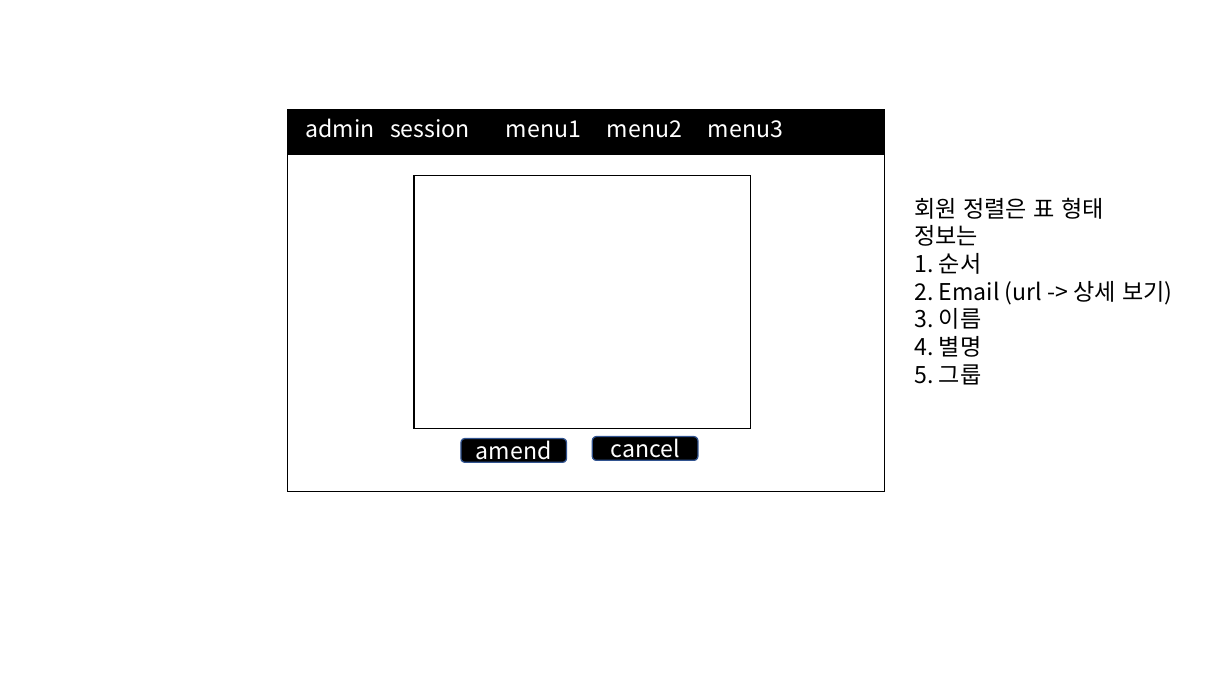
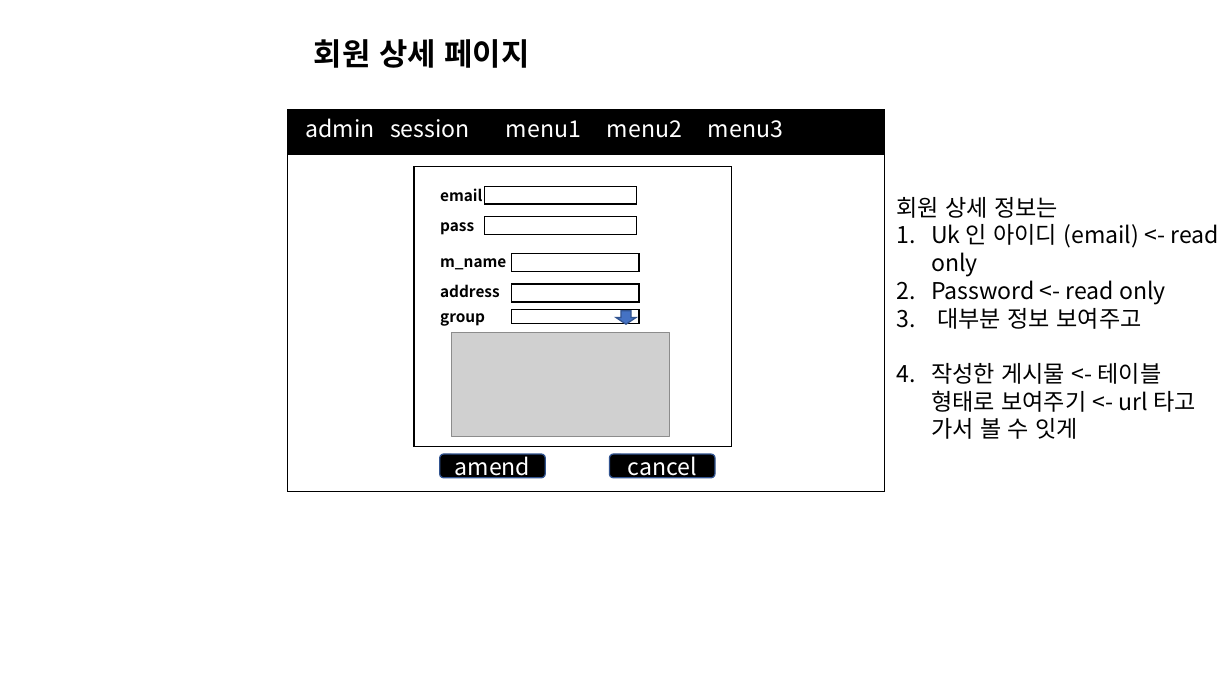
Before and after one commit to 97tkddnjs/myproj, a slide deck: slide 5 of 화면 구성.pptx (slide 4 before the commit). Drawn at 1232x693 pixels with LibreOffice and Linux fonts; fonts in the diff are those of the drawing; grey boxes stand for pictures. Boxes give left, top, right and bottom in pixels: in the first picture for what was removed or moved away, otherwise in the second. Text is boxed around its words. In the diff, an @@ line names an element or a change of style, - is before the commit and + after.

```diff
--- a/화면 구성.pptx
+++ b/화면 구성.pptx
@@ text added at (x1=314, y1=39, x2=529, y2=68), 24 pt, text #000000, bold @@
+회원 상세 페이지
@@ rectangle resized from (x1=414, y1=176, x2=750, y2=429) to (x1=414, y1=166, x2=731, y2=446) @@
@@ text added at (x1=440, y1=188, x2=482, y2=201), 12 pt, text #000000, bold @@
+email
@@ rectangle added at (x1=485, y1=187, x2=637, y2=204), fill #FFFFFF, outline #000000 1 pt @@
@@ text at (x1=896, y1=197, x2=1218, y2=439): text changed @@
-회원 정렬은 표 형태
-정보는
-1. 순서
-2. Email (url -> 상세 보기)
-3. 이름
-4. 별명
-5. 그룹
+회원 상세 정보는
+1. Uk 인 아이디 (email) <- read only
+2. Password <- read only
+3. 대부분 정보 보여주고
+4. 작성한 게시물 <- 테이블 형태로 보여주기 <- url 타고 가서 볼 수 잇게
@@ text added at (x1=440, y1=222, x2=474, y2=235), 12 pt, text #000000, bold @@
+pass
@@ rectangle added at (x1=485, y1=216, x2=637, y2=234), fill #FFFFFF, outline #000000 1 pt @@
@@ text added at (x1=440, y1=258, x2=506, y2=270), 12 pt, text #000000, bold @@
+m_name
@@ rectangle added at (x1=512, y1=254, x2=640, y2=272), fill #FFFFFF, outline #000000 1 pt @@
@@ text added at (x1=440, y1=284, x2=500, y2=298), 12 pt, text #000000, bold @@
+address
@@ rectangle added at (x1=512, y1=284, x2=640, y2=301), fill #FFFFFF, outline #000000 1 pt @@
@@ text added at (x1=440, y1=313, x2=485, y2=326), 12 pt, text #000000, bold @@
+group
@@ rectangle added at (x1=512, y1=310, x2=640, y2=323), fill #FFFFFF, outline #000000 1 pt @@
@@ down arrow added at (x1=616, y1=311, x2=637, y2=324), fill #4472C4, outline #325491 1 pt @@
@@ picture added at (x1=452, y1=332, x2=670, y2=436) @@
@@ rounded rectangle "amend" moved from (x1=461, y1=439, x2=567, y2=463) to (x1=440, y1=454, x2=545, y2=478) @@
@@ rounded rectangle "cancel" moved from (x1=592, y1=437, x2=698, y2=461) to (x1=610, y1=454, x2=715, y2=478) @@
```
Also in this commit, not shown: 2 other slides changed, 2 slides added, 4 other files.
